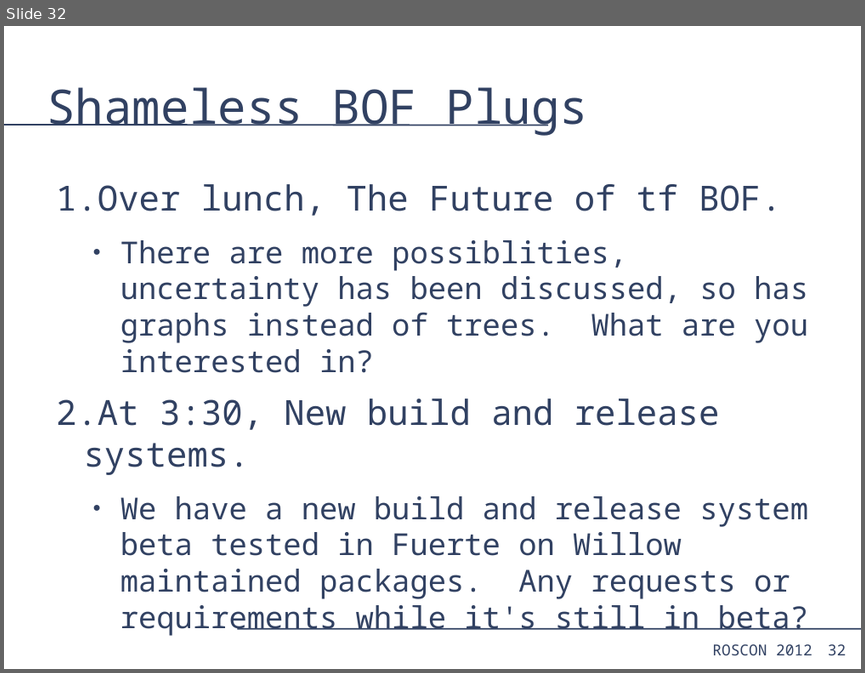
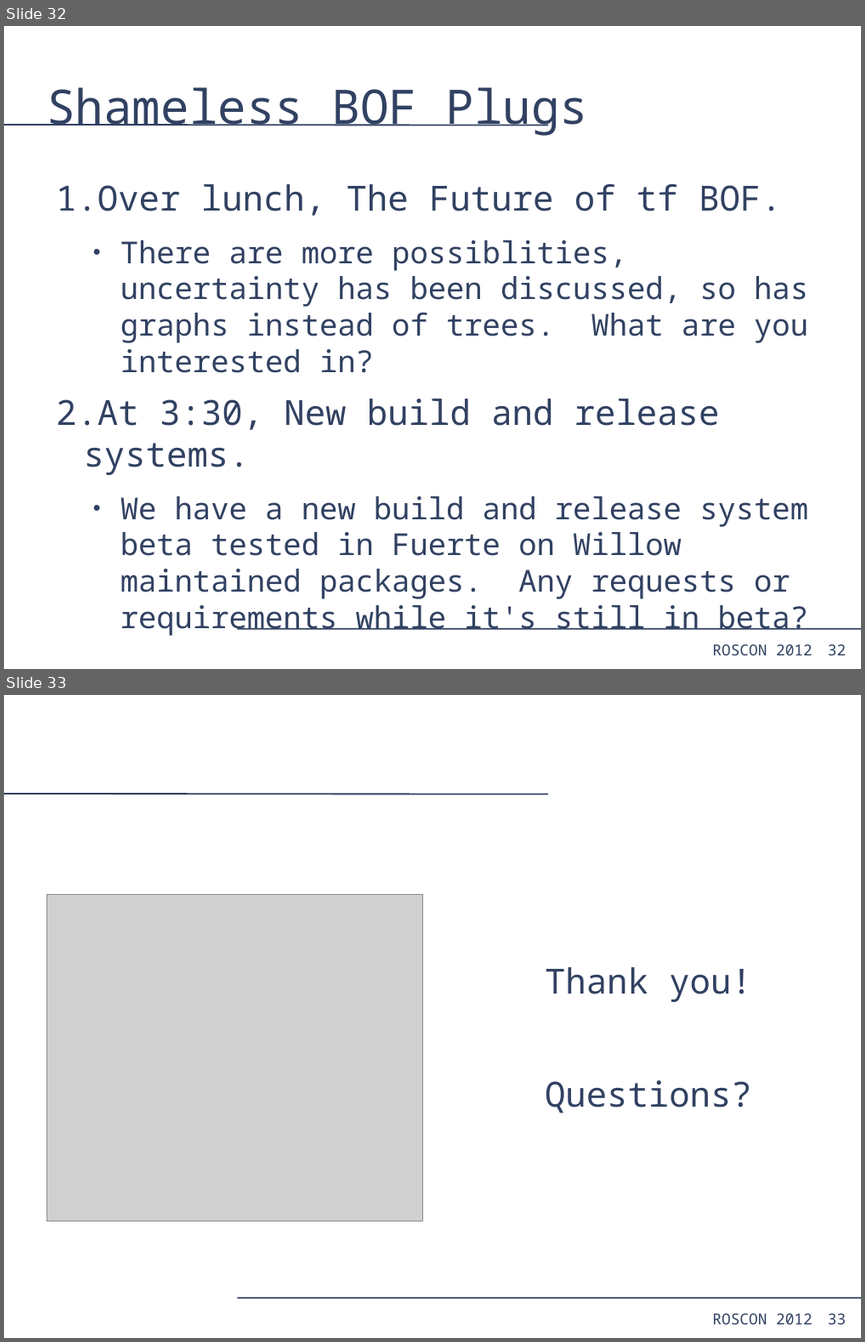
Before and after one commit to PR2/pr2_docs, a slide deck: pr2_training_workshop/tf/roscon_tf.odp. Shown one above the other, each under a label of ours: slide 32 before the commit, slides 32 and 33 after it. The pictures are 865x673 and 865x1342 pixels, drawn with LibreOffice and Linux fonts; fonts in the diff are those of the drawing; grey boxes stand for pictures. Boxes give left, top, right and bottom in pixels: in the first picture for what was removed or moved away, otherwise in the second. Text is boxed around its words. In the diff, an @@ line names an element or a change of style, - is before the commit and + after.

```diff
--- a/pr2_training_workshop/tf/roscon_tf.odp
+++ b/pr2_training_workshop/tf/roscon_tf.odp
@@ slide 33 added at [4, 695, 861, 1338], background #FFFFFF; not listed: 4 template elements that a slide beside it also shows @@
@@ picture added at [46, 894, 423, 1220] @@
@@ text added at [545, 967, 752, 1113], 32 pt, text #314162 @@
+Thank you!
+Questions?
```
Also in this commit, not shown: 1 slide changed, 1 slide removed.
